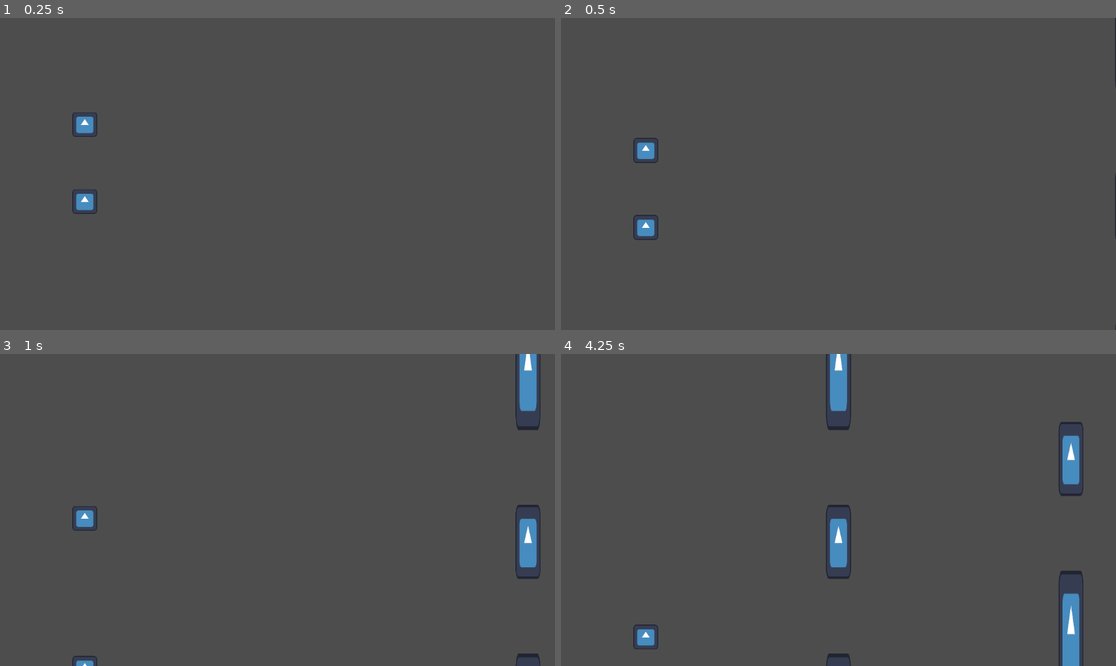
Above: before the commit, frames 1-4 (two rows, left to right).
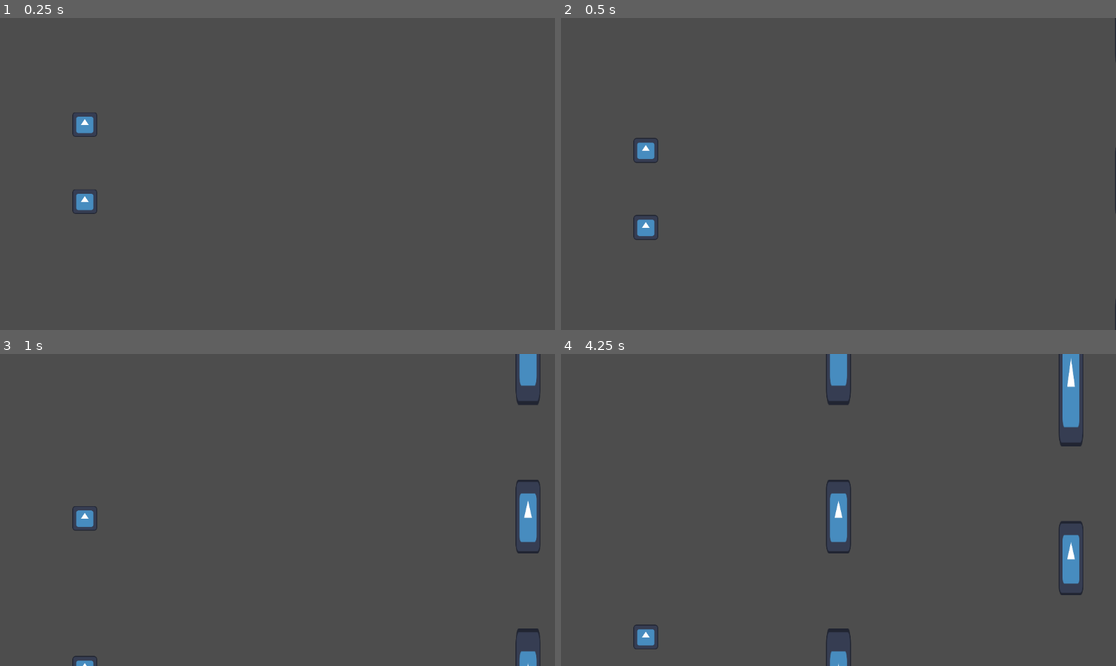
Above: after the commit, the same moments.

Repository: jnmcallister/frivolous-birds
Game: Godot game, scene res://Scenes/game.tscn
Same seed, same stepped clock (60 frames per second), same inputs: the game is played once before the commit and once after it. The engine's default icon, where the game draws it, is replaced by a stand-in: a white triangle on a blue panel in a dark square.
Inputs (mouse positions are in pixels of both pictures, inside the frame that each line leads up to):
- Up to frame 1 (0.25 s): no input
- Up to frame 2 (0.5 s): no input
- Up to frame 3 (1 s): move the mouse to (399, 494) at 0.52 s; click (399, 494) at 0.77 s
- Up to frame 4 (4.25 s): move the mouse to (727, 525) at 1.27 s; click (727, 525) at 1.52 s; move the mouse to (894, 441) at 2.02 s; move the mouse to (810, 572) at 2.77 s; click (810, 572) at 3.02 s; move the mouse to (1005, 556) at 3.52 s; click (1005, 556) at 3.77 s

Frame 1 is identical in both runs. In frame 2, less than 0.1% of the frame differs, in the area x 99-100%, y 14-99%; in frame 3, 1.4%; in frame 4, 4.4%, in the area x 47-95%, y 0-100%.

Commit message:
Add object pooling
Pipes that reach the end of the screen are put back to the right of the screen to be used again. Extra pipes only spawn in when it's necessary. This is to stop constant pipe deletion and creation.

Diff:
--- a/Scenes/pipe_segment.tscn
+++ b/Scenes/pipe_segment.tscn
@@ -7,6 +7,8 @@
 size = Vector2(128, 128)
 
 [node name="PipeSegment" instance=ExtResource("1_8gu0t")]
+collision_layer = 4
+collision_mask = 6
 
 [node name="CollisionShape2D" type="CollisionShape2D" parent="." index="0"]
 shape = SubResource("RectangleShape2D_x17ai")
--- a/Scenes/triple_pipe.tscn
+++ b/Scenes/triple_pipe.tscn
@@ -16,4 +16,3 @@
 [node name="BottomSegment" parent="." instance=ExtResource("1_qn1ws")]
 position = Vector2(0, 900)
 scale = Vector2(1, 5)
-collision_layer = 4
--- a/Scripts/pipe_movement.gd
+++ b/Scripts/pipe_movement.gd
@@ -1,8 +1,22 @@
 extends Node2D
 
 
-const speed: float = -400;
+const speed: float = -400
+const respawn_x_pos: float = -700 # When the pipes go past this point, go back into pipe queue
+
+signal respawn_pipe(Node2D)
+
+var move_pipe: bool = true
 
 func _physics_process(delta: float) -> void:
-	# Move pipe
-	position.x += speed * delta;
+	if move_pipe:
+		# Move pipe
+		position.x += speed * delta;
+
+		# Check if this is past respawn point
+		if global_position.x <= respawn_x_pos:
+			respawn_pipe.emit($".")
+
+
+func set_move_pipe(enabled: bool) -> void:
+	move_pipe = enabled
--- a/Scripts/pipe_spawner.gd
+++ b/Scripts/pipe_spawner.gd
@@ -5,6 +5,7 @@
 const PIPE_SCENE_TRIPLE = preload("res://Scenes/triple_pipe.tscn")
 
 var pipe_elevation_max: float = 270
+var free_pipes: Array[Node2D] = []
 
 @onready var timer: Timer = $Timer
 
@@ -14,12 +15,52 @@
 
 
 func create_pipe() -> void:
+	# Instantiate pipe
 	var new_pipe = PIPE_SCENE_TRIPLE.instantiate()
+
+	# Set as child of this spawner
 	add_child(new_pipe)
 
-	# Set y position randomly
-	new_pipe.position.y = randf_range(-pipe_elevation_max, pipe_elevation_max)
+	# Set pipe position and stats
+	initialize_pipe(new_pipe)
+
+	# Make pipe remove itself when it reaches end of screen
+	new_pipe.respawn_pipe.connect(remove_pipe)
+
+
+# Puts a pipe on the right side of the screen
+# This is different from create_pipe(), which instantiates a new pipe
+func spawn_pipe() -> void:
+	# Check if there is a pipe available
+	if free_pipes.size() > 0:
+		# TODO - Add random pipe from list
+		initialize_pipe(free_pipes.pop_front())
+
+	# If there is no pipe available, instantiate a new one
+	else:
+		create_pipe()
 
 
 func _on_timer_timeout() -> void:
-	create_pipe() # TODO - Add object pooling
+	#create_pipe() # TODO - Add object pooling
+	spawn_pipe()
+
+
+func initialize_pipe(pipe_node: Node2D) -> void:
+	# Set y position randomly
+	pipe_node.position.y = randf_range(-pipe_elevation_max, pipe_elevation_max)
+
+	# Start movement
+	pipe_node.set_move_pipe(true)
+
+
+# Removes pipe from scene and adds it to the free_pipes array
+func remove_pipe(pipe_node: Node2D) -> void:
+	# Stop pipe movement
+	pipe_node.set_move_pipe(false)
+
+	# Set position to offscreen (where it will start moving again)
+	pipe_node.global_position.x = global_position.x
+
+	# Add this to queue
+	free_pipes.push_back(pipe_node)
